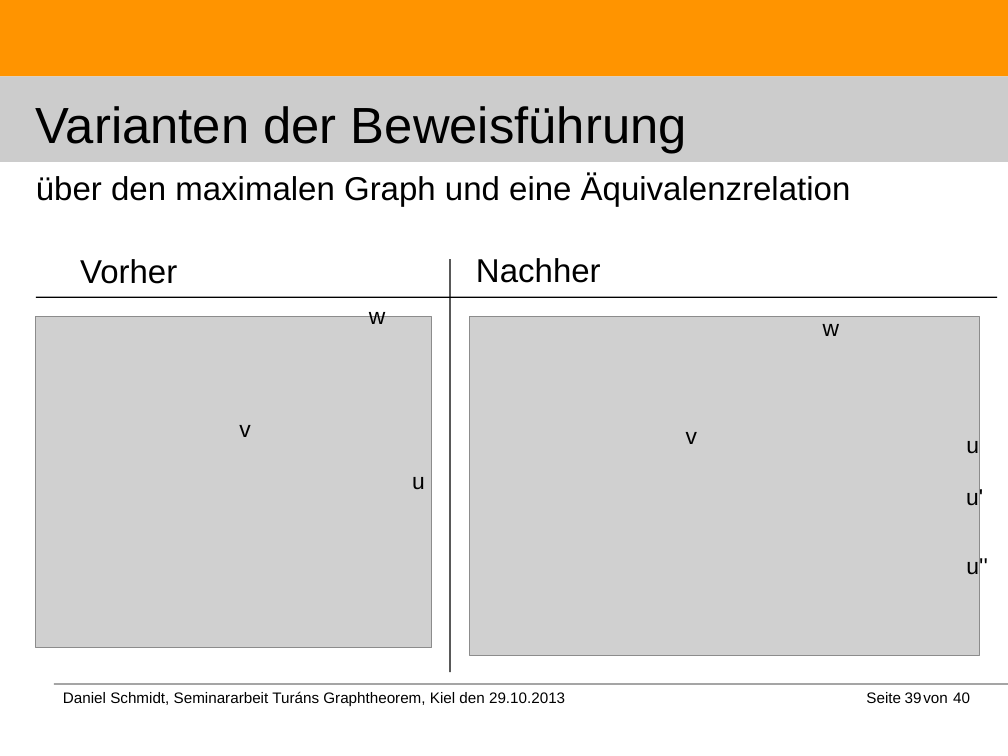
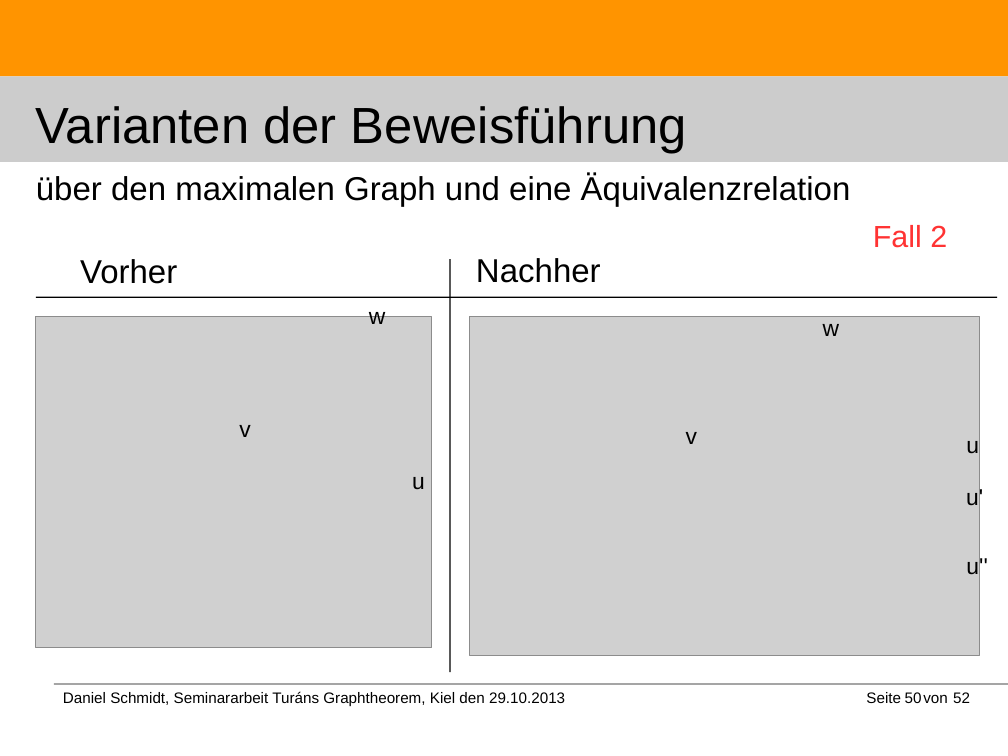
Before and after one commit to DanielMSchmidt/kombinatorik, a slide deck: slide 50 of Kombinatorik.odp (slide 39 before the commit). Drawn at 1008x756 pixels with LibreOffice and Linux fonts; fonts in the diff are those of the drawing; grey boxes stand for pictures. Boxes give left, top, right and bottom in pixels: in the first picture for what was removed or moved away, otherwise in the second. Text is boxed around its words. In the diff, an @@ line names an element or a change of style, - is before the commit and + after.

```diff
--- a/Kombinatorik.odp
+++ b/Kombinatorik.odp
@@ text added at [873, 225, 947, 248], 24 pt, text #FF3333 @@
+Fall 2
@@ page number at [905, 692, 922, 703]: text changed @@
-39
+50
@@ text at [953, 692, 970, 703]: text changed @@
-40
+52
```
Also in this commit, not shown: 38 other slides changed, 12 slides added, 24 other files.
